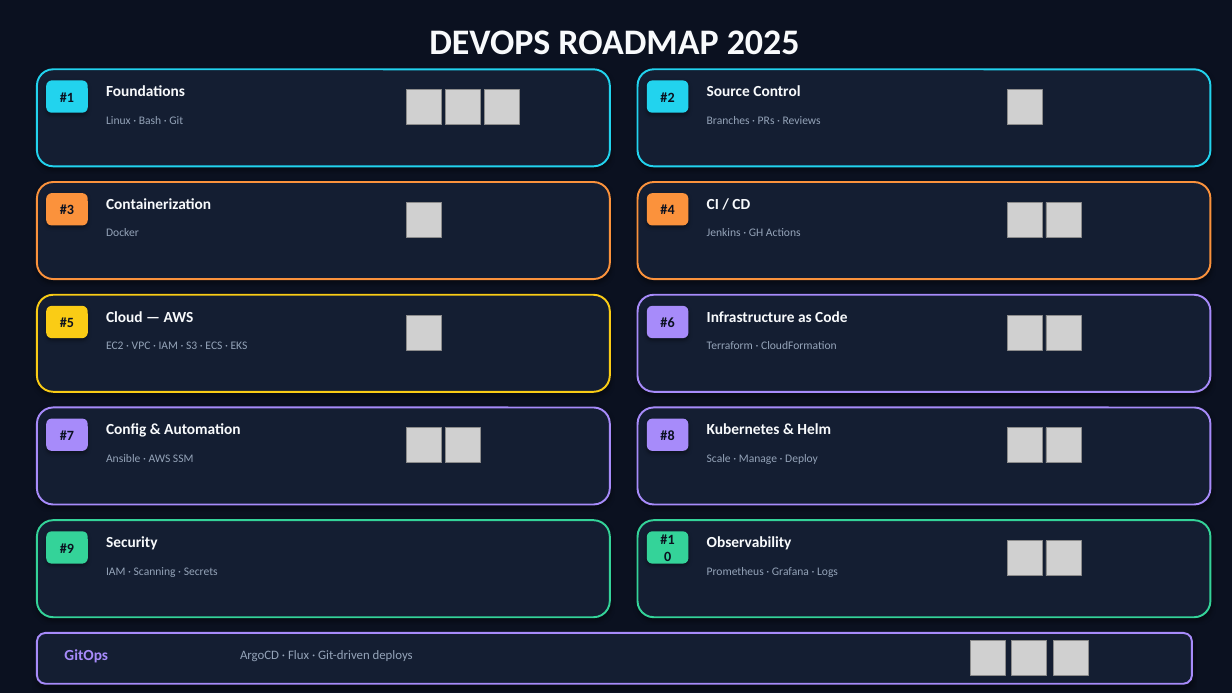
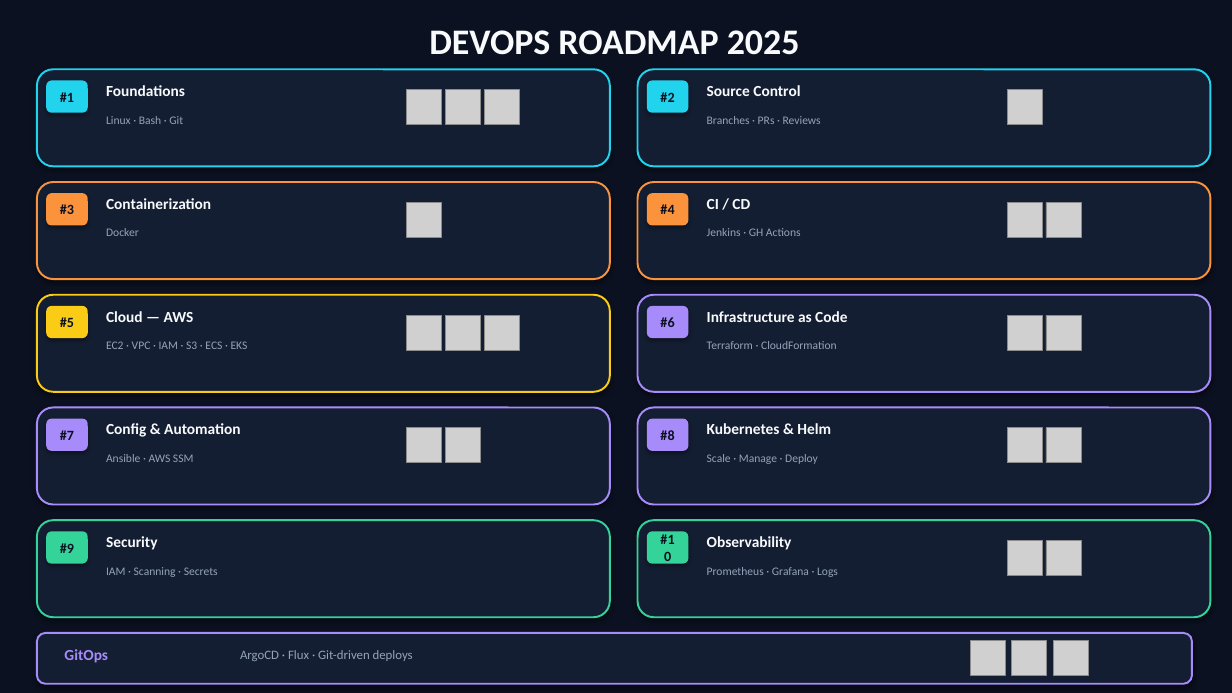
Before and after one commit to kethan-1818/5G-channel-modulation-using-RL, a slide deck: slide 4 of fdc-day2/FDC_Day2_DevOps_Roadmap.pptx (slide 3 before the commit). Drawn at 1232x693 pixels with LibreOffice and Linux fonts; fonts in the diff are those of the drawing; grey boxes stand for pictures. Boxes give left, top, right and bottom in pixels: in the first picture for what was removed or moved away, otherwise in the second. Text is boxed around its words. In the diff, an @@ line names an element or a change of style, - is before the commit and + after.

```diff
--- a/fdc-day2/FDC_Day2_DevOps_Roadmap.pptx
+++ b/fdc-day2/FDC_Day2_DevOps_Roadmap.pptx
@@ picture added at [445,315,481,350] @@
@@ picture added at [484,315,519,350] @@
```
Also in this commit, not shown: 1 other slide changed, 1 slide added, 28 other files.
